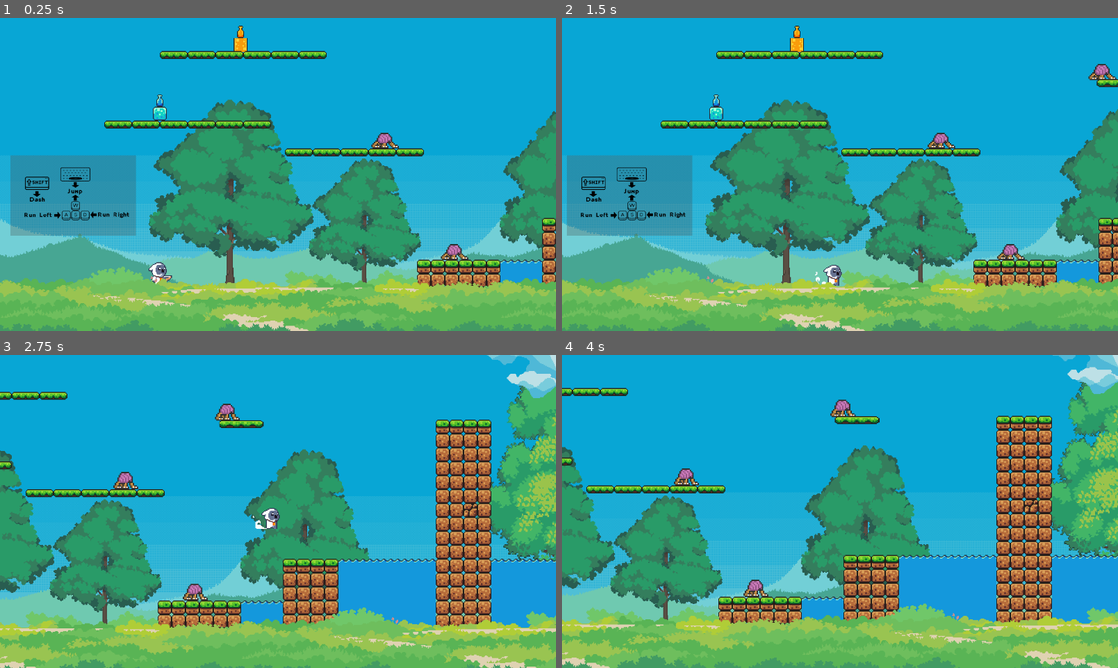
Above: before the commit, frames 1-4 (two rows, left to right).
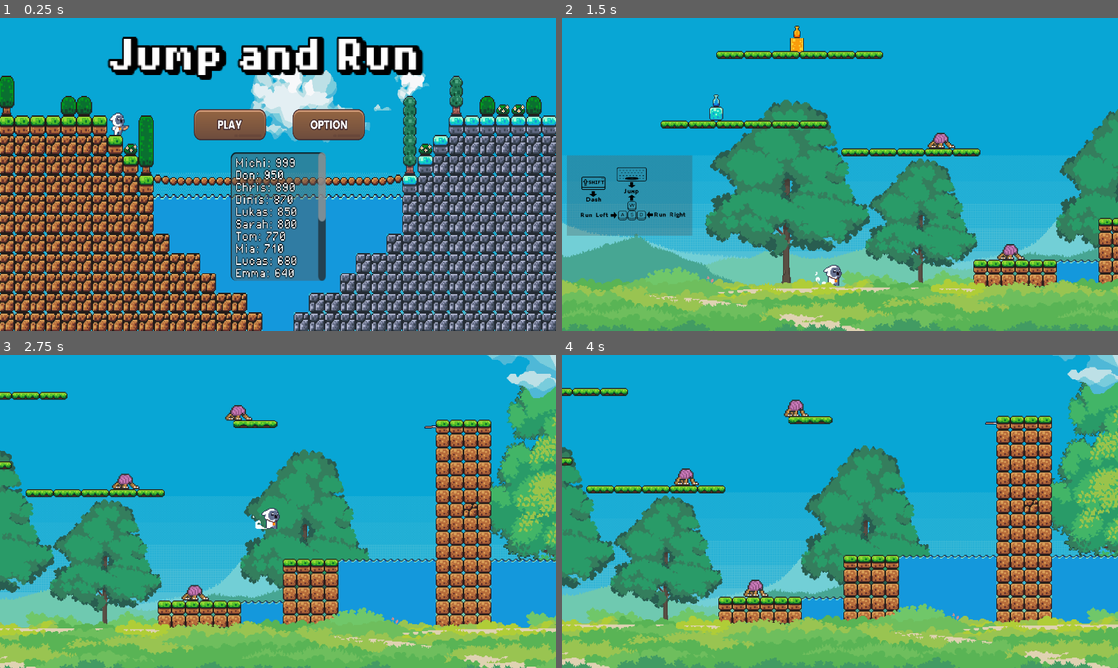
Above: after the commit, the same moments.

Repository: Anastylos/Jump-and-Run
Game: Godot game, scene res://scenes/hauptmenü.tscn
Two runs of this game, one before a commit and one after it. Both use one fixed random seed, a clock stepped at 60 frames per second and the inputs below. Before the commit the project starts from res://scenes/game.tscn.
Inputs (mouse positions are in pixels of both pictures, inside the frame that each line leads up to):
- Up to frame 1 (0.25 s): no input
- Up to frame 2 (1.5 s): click (789, 124) at 0.52 s; move the mouse to (962, 158) at 1.27 s; hold D (right) from 1.28 s (still down); tap Shift (dash) at 1.35 s
- Up to frame 3 (2.75 s): keep holding D (right); tap Space (springen) at 1.52, 2.27 s; move the mouse to (166, 527) at 2.02 s; click (166, 527) at 2.1 s
- Up to frame 4 (4 s): move the mouse to (895, 442) at 2.77 s; release D (right) at 2.78 s; hold A (left) 2.78-3.53 s; hold Right mouse button (slowmow) 2.78-3.53 s; move the mouse to (812, 574) at 3.52 s; hold D (right) from 3.53 s (still down); tap Shift (dash) at 3.6 s; tap Space (springen) at 3.77 s

The runs differ from the first frame. In frame 1, 75% of the frame differs, in the area x 0-100%, y 2-100%; in frame 2, 0.4%; in frame 3, 0.7%; in frame 4, 0.8%.

Commit message:
timer for enemy burn animation
the enemy has a timer for how long the burn/freeze animation runs

Diff:
--- a/Godot Game/project.godot
+++ b/Godot Game/project.godot
@@ -11,7 +11,7 @@
 [application]
 
 config/name="Jump n Run"
-run/main_scene="res://scenes/game.tscn"
+run/main_scene="res://scenes/hauptmenü.tscn"
 config/features=PackedStringArray("4.3", "Forward Plus")
 config/icon="res://icon.svg"
 
--- a/Godot Game/scenes/FireTotem.tscn
+++ b/Godot Game/scenes/FireTotem.tscn
@@ -61,6 +61,7 @@
 scale = Vector2(0.05, 0.044)
 sprite_frames = SubResource("SpriteFrames_go6aa")
 animation = &"fire"
+autoplay = "fire"
 
 [connection signal="body_entered" from="." to="." method="_on_body_entered"]
 [connection signal="body_exited" from="." to="." method="_on_body_exited"]
--- a/Godot Game/scenes/nahkampfGegner.tscn
+++ b/Godot Game/scenes/nahkampfGegner.tscn
@@ -301,6 +301,10 @@
 autoplay = "ice"
 frame_progress = 0.675638
 
+[node name="animation_Timer" type="Timer" parent="enemy_AnimatedSprite2D"]
+wait_time = 2.5
+one_shot = true
+
 [node name="Area2D" type="Area2D" parent="."]
 
 [node name="CollisionShape2D" type="CollisionShape2D" parent="Area2D"]
@@ -312,4 +316,5 @@
 polygon = PackedVector2Array(-14.035, -3.695, -14.825, 1.66, 10.87, 1.825, 9.855, -0.75, 5.78, -2.505, 4.72, -6.815, 3.825, -10.225, 2.255, -13.45, 0, -15.75, -7.295, -15.75, -10.915, -10.045)
 
 [connection signal="animation_finished" from="enemy_AnimatedSprite2D" to="." method="_on_animated_sprite_2d_animation_finished"]
+[connection signal="timeout" from="enemy_AnimatedSprite2D/animation_Timer" to="." method="_on_animation_timer_timeout"]
 [connection signal="body_entered" from="Area2D" to="." method="_on_area_2d_body_entered"]
--- a/Godot Game/scritps/arrow.gd
+++ b/Godot Game/scritps/arrow.gd
@@ -11,6 +11,7 @@
 var fire: bool = false
 var ice: bool = false
 
+@onready var timer: Timer = $Timer
 @onready var player = get_node("/root/Game/MainPlayer")
 
 @onready var fire_animated_sprite_2d = $Sprite2D/fire_AnimatedSprite2D
@@ -35,7 +36,7 @@
 	var spawnRot = directionToMouse.angle()
 	rotation = spawnRot
 	dir = spawnRot
-	$Timer.start()
+	timer.start()
 
 func _process(delta):
 	if get_rotation_degrees() >= -90 and get_rotation_degrees() <= 90:
@@ -84,5 +85,5 @@
 func get_parent_attachment_point() -> Vector2:
 	return position
 
-func _on_timer_timeout():
+func _on_timer_timeout() -> void:
 	queue_free()
--- a/Godot Game/scritps/nahkampf_gegner.gd
+++ b/Godot Game/scritps/nahkampf_gegner.gd
@@ -4,6 +4,9 @@
 @onready var animated_sprite_2d = $enemy_AnimatedSprite2D
 @onready var fire_animation = $enemy_AnimatedSprite2D/fire_AnimatedSprite2D
 @onready var ice_animation = $enemy_AnimatedSprite2D/ice_AnimatedSprite2D
+@onready var animation_timer: Timer = $enemy_AnimatedSprite2D/animation_Timer
+
+
 
 # Called when the node enters the scene tree for the first time.
 func _ready():
@@ -28,9 +31,12 @@
 		if body.fire == true:
 			fire_animation.visible = true
 			fire_animation.play("fire")
+			animation_timer.start()
+
 		if body.ice == true:
 			ice_animation.visible = true
 			ice_animation.play("ice")
+			animation_timer.start()
 
 
 
@@ -38,3 +44,7 @@
 func _on_animated_sprite_2d_animation_finished():
 	if animated_sprite_2d.animation == "hit":
 		animated_sprite_2d.play("Idle")
+
+func _on_animation_timer_timeout() -> void:
+	fire_animation.visible = false
+	ice_animation.visible = false
Not shown, added: Godot Game/pro9044.tmp
Not shown, added: Godot Game/proCB30.tmp
Not shown, added: Godot Game/scenes/arr1AC6.tmp
Not shown, added: Godot Game/scenes/arr3933.tmp
Not shown, added: Godot Game/scenes/arr52EE.tmp
Not shown, added: Godot Game/scenes/arrA47C.tmp
Not shown, added: Godot Game/scenes/arrBEED.tmp
Not shown, added: Godot Game/scenes/arrC6E3.tmp
Not shown, added: Godot Game/scenes/arrD3C2.tmp
Not shown, added: Godot Game/scenes/arrE7CD.tmp
Not shown, added: Godot Game/scenes/gamA5D6.tmp
Not shown, added: Godot Game/scenes/goaA609.tmp
(and 10 more such lines)
